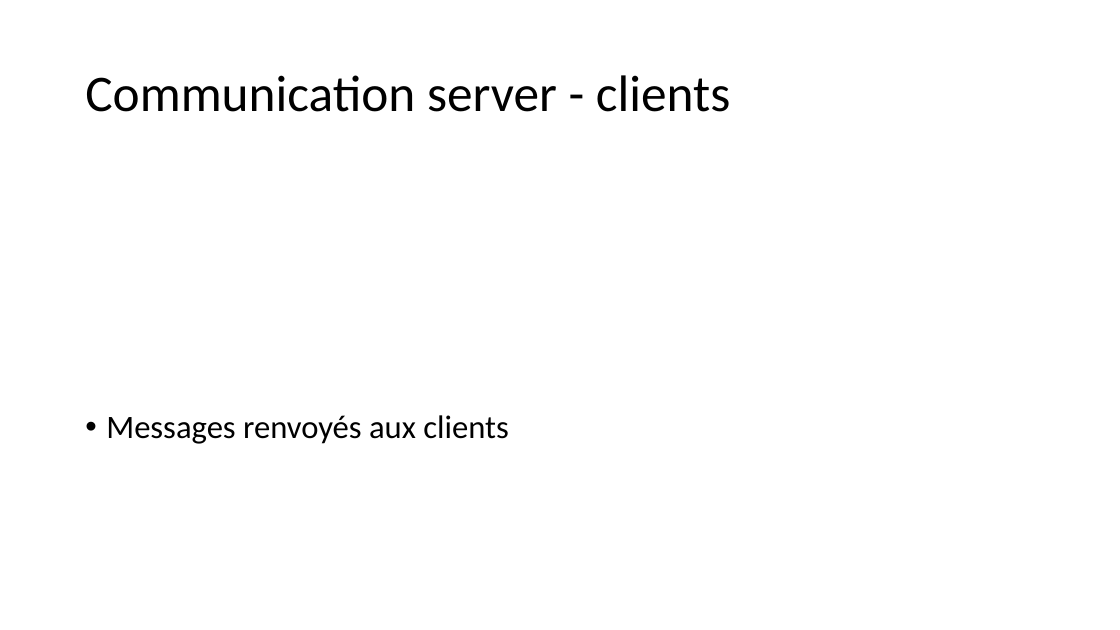
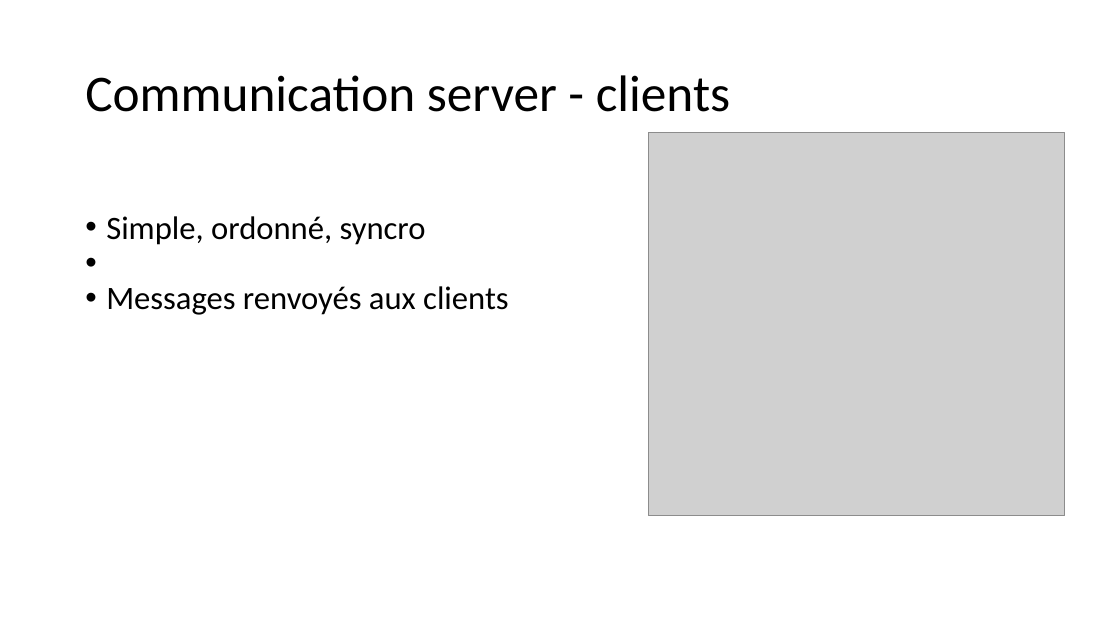
Before and after one commit to inefix/Key-Value-Store, a slide deck: slide 8 of presentation/KVS_presentation.pptx. Drawn at 1120x630 pixels with LibreOffice and Linux fonts; fonts in the diff are those of the drawing; grey boxes stand for pictures. Boxes give left, top, right and bottom in pixels: in the first picture for what was removed or moved away, otherwise in the second. Text is boxed around its words. In the diff, an @@ line names an element or a change of style, - is before the commit and + after.

Commit message:
ppt updated

```diff
--- a/presentation/KVS_presentation.pptx
+++ b/presentation/KVS_presentation.pptx
@@ picture added at (x1=648, y1=132, x2=1065, y2=516) @@
@@ text at (x1=106, y1=216, x2=426, y2=245): paragraph added @@
+• Simple, ordonné, syncro
@@ text at (x1=106, y1=286, x2=509, y2=315): less space between paragraphs @@
```
Also in this commit, not shown: 8 other slides changed.
